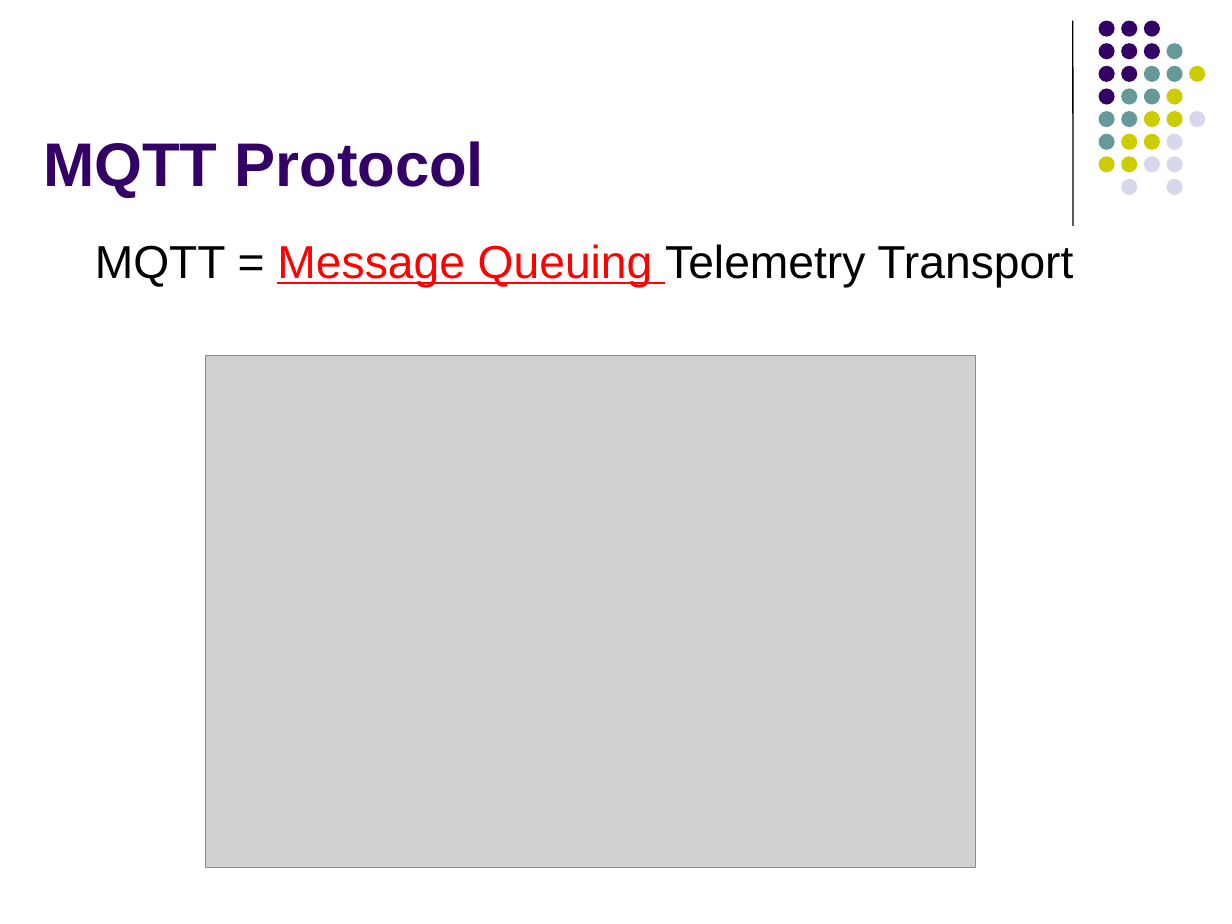
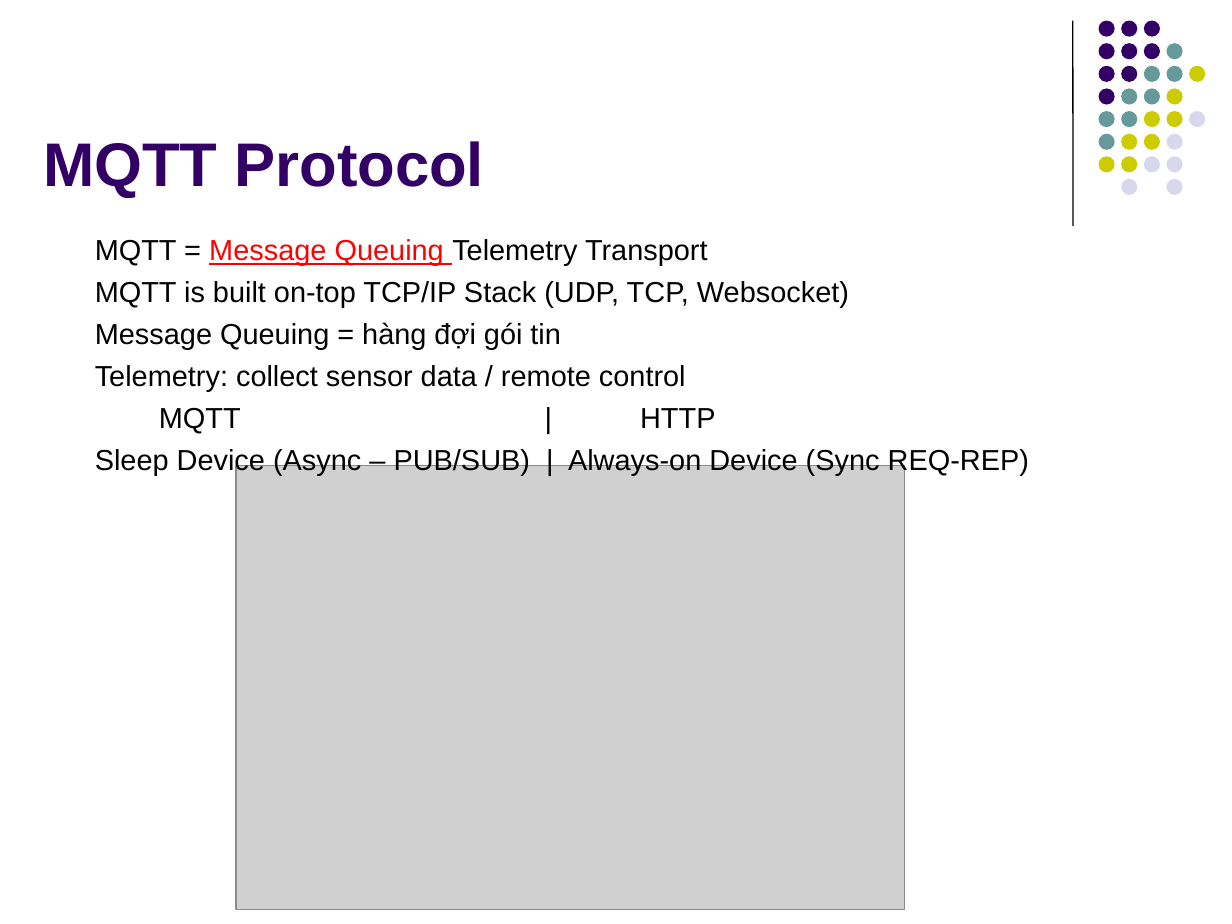
Before and after one commit to kmtekvn/hi-tech, a slide deck: slide 3 of 01.slides/Buoi 2 - ESP8266 Basic/STM32 ESP-LINK FIRMWARE TRAINING.pptx. Drawn at 1232x924 pixels with LibreOffice and Linux fonts; fonts in the diff are those of the drawing; grey boxes stand for pictures. Boxes give left, top, right and bottom in pixels: in the first picture for what was removed or moved away, otherwise in the second. Text is boxed around its words. In the diff, an @@ line names an element or a change of style, - is before the commit and + after.

```diff
--- a/01.slides/Buoi 2 - ESP8266 Basic/STM32 ESP-LINK FIRMWARE TRAINING.pptx
+++ b/01.slides/Buoi 2 - ESP8266 Basic/STM32 ESP-LINK FIRMWARE TRAINING.pptx
@@ text at (95, 239, 708, 266): size 27 to 16.9 pt in "MQTT = Message Queuing Telemetry Transport"; less space between paragraphs @@
@@ text at (95, 281, 1029, 475): paragraphs added @@
+MQTT is built on-top TCP/IP Stack (UDP, TCP, Websocket)
+Message Queuing = hàng đợi gói tin
+Telemetry: collect sensor data / remote control
+MQTT | HTTP
+Sleep Device (Async – PUB/SUB) | Always-on Device (Sync REQ-REP)
@@ picture: place and size @@
-picture at (206, 356, 976, 867)
+picture at (237, 466, 904, 909)
```
Also in this commit, not shown: 1 other slide changed.
